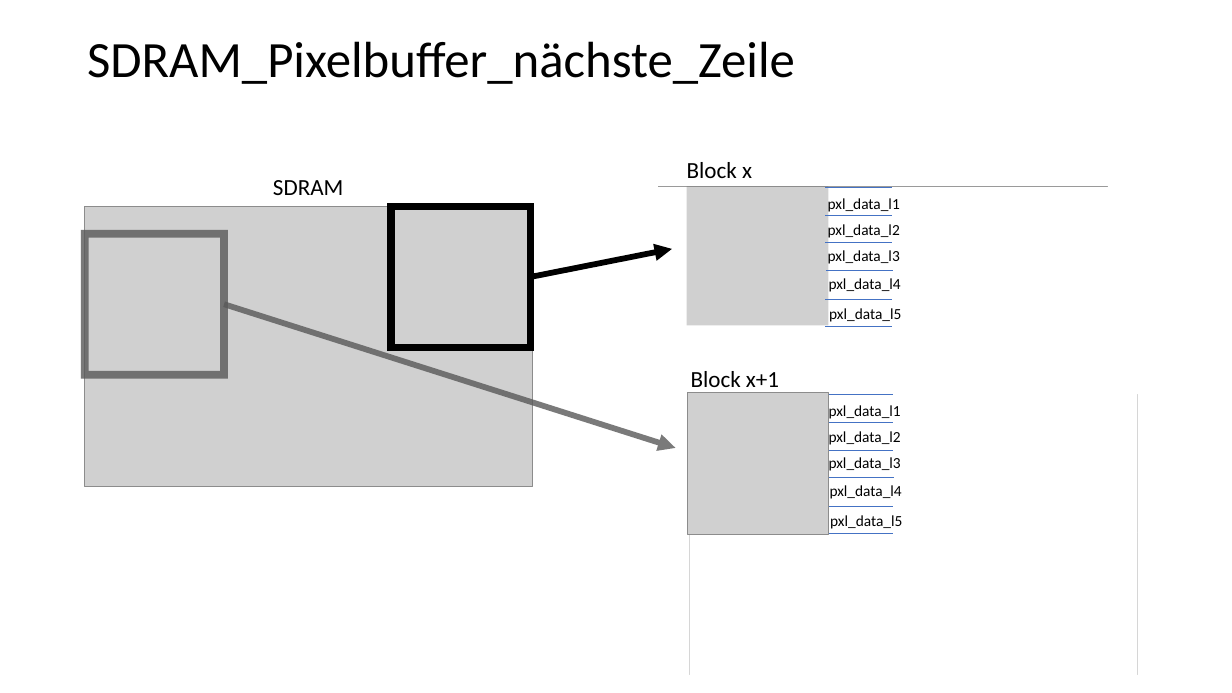
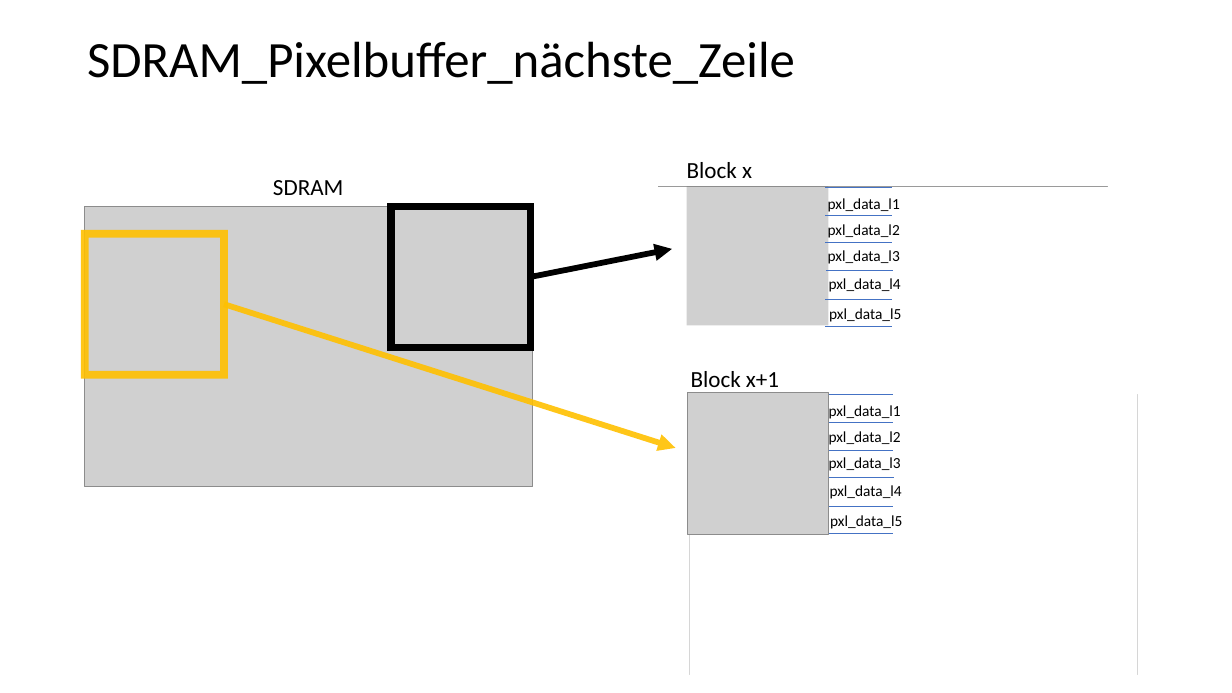
Before and after one commit to Chriss95De/Bachelors-Thesis-VHDL-Pattern-Detection, a slide deck: slide 4 of Dokumentation/Stand Oster/BayerPatternVearbeitung/Grafiken.pptx. Drawn at 1232x693 pixels with LibreOffice and Linux fonts; fonts in the diff are those of the drawing; grey boxes stand for pictures. Boxes give left, top, right and bottom in pixels: in the first picture for what was removed or moved away, otherwise in the second. Text is boxed around its words. In the diff, an @@ line names an element or a change of style, - is before the commit and + after.

```diff
--- a/Dokumentation/Stand Oster/BayerPatternVearbeitung/Grafiken.pptx
+++ b/Dokumentation/Stand Oster/BayerPatternVearbeitung/Grafiken.pptx
@@ rectangle at [85, 234, 225, 375]: outline #595959 6 pt to #FFC000 6 pt @@
@@ arrow (225, 304) - (676, 448): stroke #595959 4.5 pt to #FFC000 4.5 pt @@
```
Also in this commit, not shown: 2 other slides changed, 4 other files.
